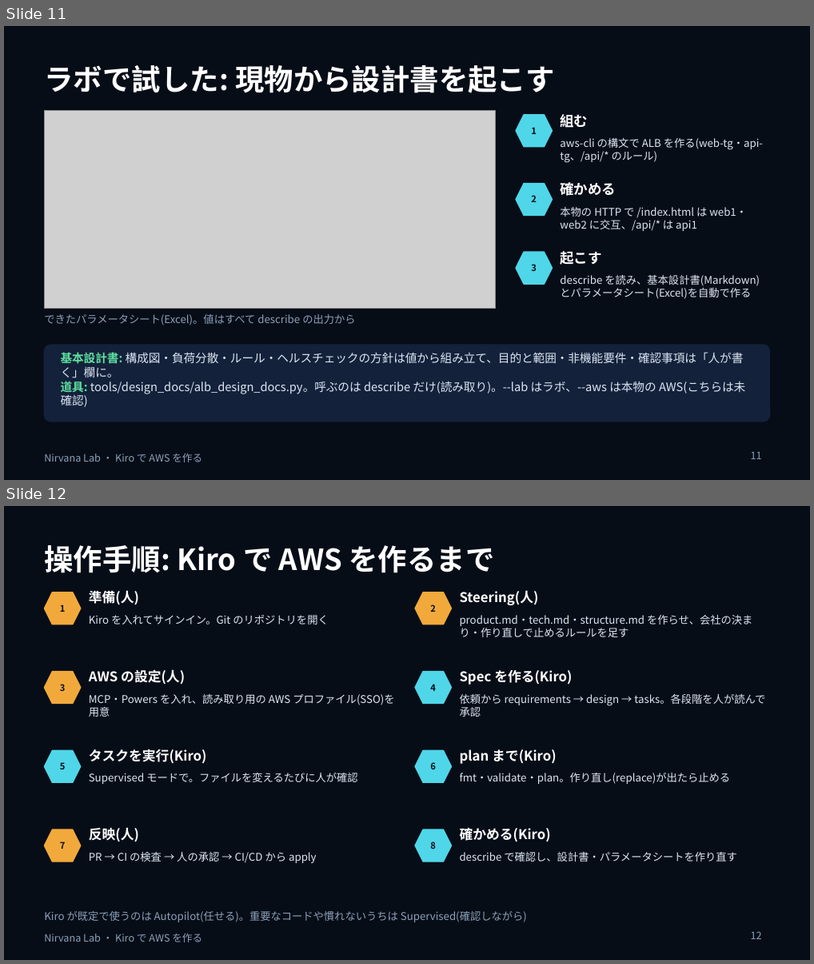
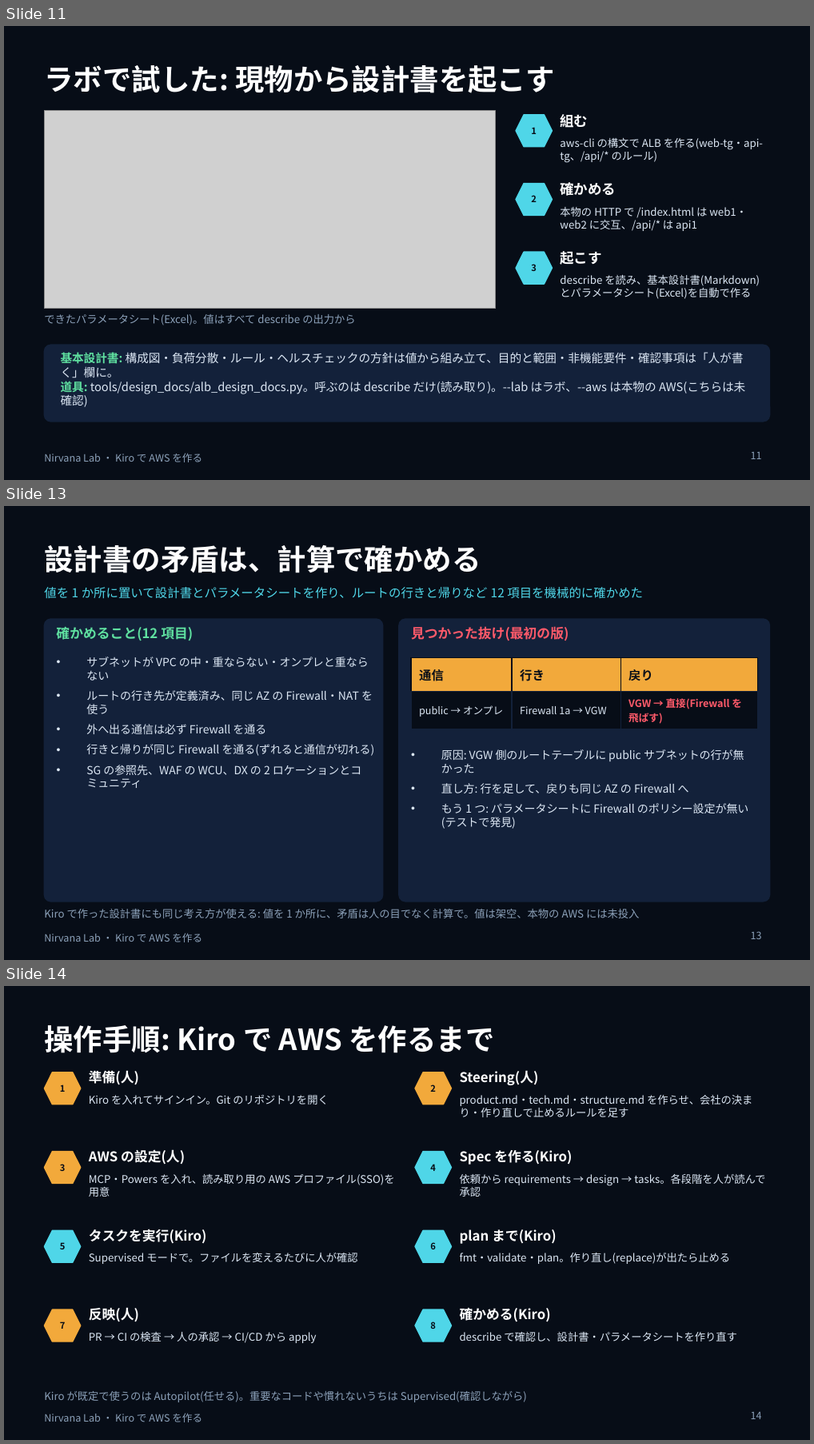
Before and after one commit to w-index-m/nirvana-lab, a slide deck: docs/ai-driven-dev-kiro.pptx. Shown one above the other, each under a label of ours: slides 11 and 12 before the commit, slides 11, 13 and 14 after it; the slides between them are not shown. The pictures are 814x964 and 814x1444 pixels, drawn with LibreOffice and Linux fonts; fonts in the diff are those of the drawing; grey boxes stand for pictures. Boxes give left, top, right and bottom in pixels: in the first picture for what was removed or moved away, otherwise in the second. Text is boxed around its words. In the diff, an @@ line names an element or a change of style, - is before the commit and + after.

```diff
--- a/docs/ai-driven-dev-kiro.pptx
+++ b/docs/ai-driven-dev-kiro.pptx
@@ slide 13 added at (4,506,810,960), background #070D17; not listed: 1 template element that a slide beside it also shows @@
@@ title added at (44,545,481,573), 26 pt, text #FFFFFF, bold @@
+設計書の矛盾は、計算で確かめる
@@ text added at (44,587,643,599), 11 pt, text #4FD6E8 @@
+値を 1 か所に置いて設計書とパラメータシートを作り、ルートの行きと帰りなど 12 項目を機械的に確かめた
@@ rounded rectangle added at (44,619,383,901), fill #13213A, outline #13213A 1 pt @@
@@ rounded rectangle added at (399,619,770,901), fill #13213A, outline #13213A 1 pt @@
@@ text added at (56,626,193,641), 12 pt, text #5FE0A0, bold @@
+確かめること(12 項目)
@@ text added at (411,626,569,641), 12 pt, text #FF5A6A, bold @@
+見つかった抜け(最初の版)
@@ text added at (86,656,375,788), 10 pt, text #DBE6F3 @@
+• サブネットが VPC の中・重ならない・オンプレと重ならない
+• ルートの行き先が定義済み、同じ AZ の Firewall・NAT を使う
+• 外へ出る通信は必ず Firewall を通る
+• 行きと帰りが同じ Firewall を通る(ずれると通信が切れる)
+• SG の参照先、WAF の WCU、DX の 2 ロケーションとコミュニティ
@@ table added at (411,658,758,738), 2 rows, 3 columns @@
+通信 | 行き | 戻り
+public → オンプレ | Firewall 1a → VGW | VGW → 直接(Firewall を飛ばす)
@@ text added at (442,749,750,828), 10 pt, text #DBE6F3 @@
+• 原因: VGW 側のルートテーブルに public サブネットの行が無かった
+• 直し方: 行を足して、戻りも同じ AZ の Firewall へ
+• もう 1 つ: パラメータシートに Firewall のポリシー設定が無い(テストで発見)
@@ text added at (44,908,639,918), 9.5 pt, text #8BA0B8 @@
+Kiro で作った設計書にも同じ考え方が使える: 値を 1 か所に、矛盾は人の目でなく計算で。値は架空、本物の AWS には未投入
@@ page number added at (751,931,762,939), 9 pt, text #8BA0B8 @@
+13
@@ what was slide 12 is now slide 14 @@
@@ page number at (751,1412,762,1419): text changed @@
-12
+14
```
Also in this commit, not shown: 1 other slide added, 3 other files.
